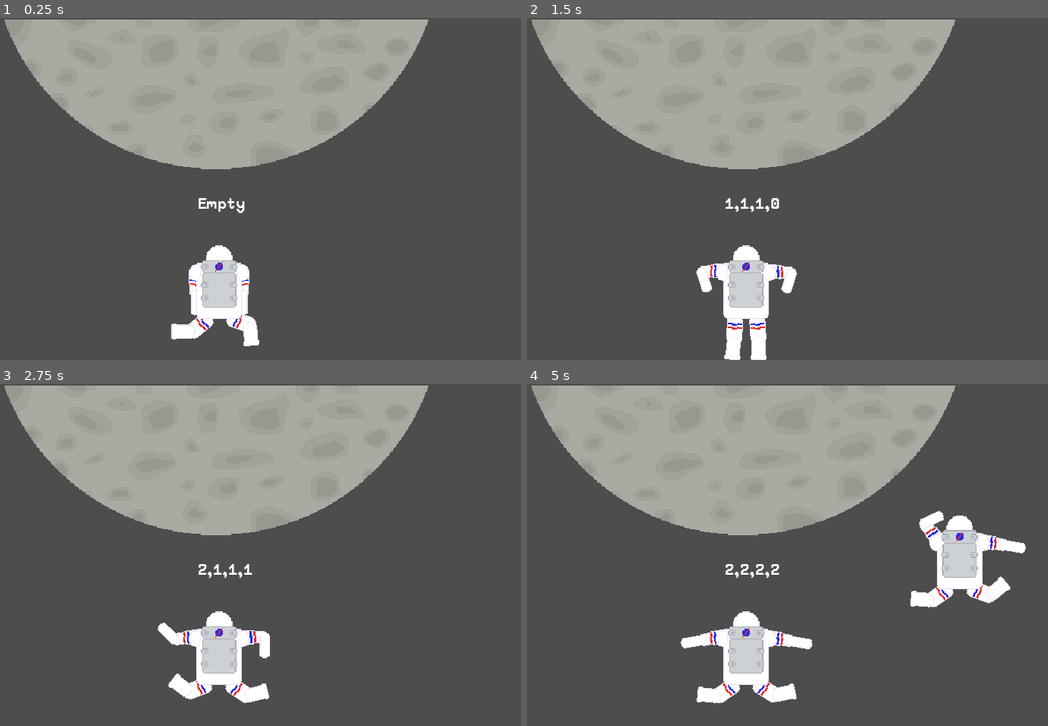
Above: before the commit, frames 1-4 (two rows, left to right).
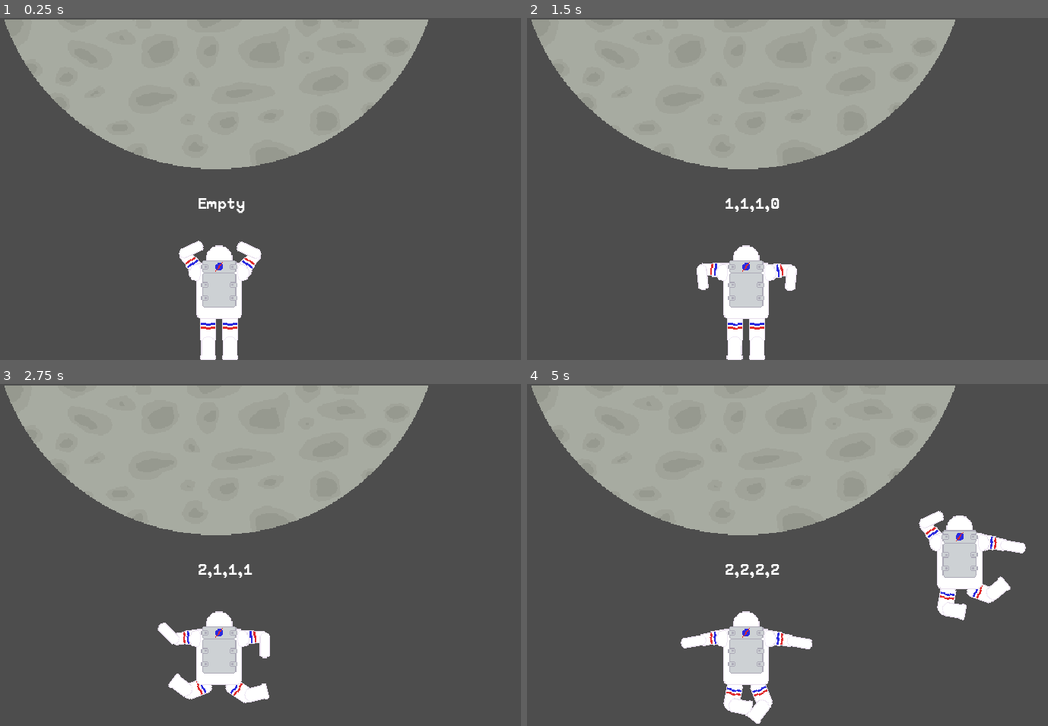
Above: after the commit, the same moments.

Repository: ADON15c/GGJ-2024
Game: Godot game, scene res://Scenes/Game/Game.tscn
Same seed, same stepped clock (60 frames per second), same inputs: the game is played once before the commit and once after it.
Inputs:
- Up to frame 1 (0.25 s): no input
- Up to frame 2 (1.5 s): tap Enter at 0.5 s; hold D 0.53-1.28 s; tap F at 0.6 s; tap J at 1.35 s
- Up to frame 3 (2.75 s): hold D from 2.03 s (still down); tap K at 2.1 s
- Up to frame 4 (5 s): tap F at 2.85 s; release D at 3.53 s; tap J at 3.6 s; tap K at 4.35 s

The runs differ from the first frame. In frame 1, 1.9% of the frame differs, in the area x 32-51%, y 65-100%; in frame 2, 0.4%; in frame 3, less than 0.1%; in frame 4, 1.6%.

Commit message:
More cleaning

Diff:
--- a/Scenes/Astronaut/Astronaut.gd
+++ b/Scenes/Astronaut/Astronaut.gd
@@ -14,7 +14,7 @@
 const LEG_POSES : Array[Vector2] = [
 	Vector2(0, 0),
 	Vector2(70, 60),
-	Vector2(55, 40)
+	Vector2(10, -90)
 ]
 
 @onready var body : Sprite2D = $"Body"
@@ -30,6 +30,8 @@
 
 var pose : Vector4i = Vector4i(0,0,0,0)
 
+func _ready():
+	set_pose(Vector4i(0, 0, 0, 0), 0)
 
 func move_limb(limb : Sprite2D, new_rotation : float, dt : float):
 	create_tween().tween_property(limb, "rotation_degrees", new_rotation, dt).set_trans(Tween.TRANS_CUBIC)
--- a/Scenes/Astronaut/Astronaut.tscn
+++ b/Scenes/Astronaut/Astronaut.tscn
@@ -89,27 +89,23 @@
 [node name="Left Leg" type="Sprite2D" parent="Body"]
 z_index = -3
 position = Vector2(-11.5, 30)
-rotation = 0.872665
 texture = SubResource("AtlasTexture_wlvkj")
 offset = Vector2(0, 13)
 
 [node name="Lower" type="Sprite2D" parent="Body/Left Leg"]
 z_index = 1
 position = Vector2(0, 22)
-rotation = 0.698132
 texture = SubResource("AtlasTexture_15l4f")
 offset = Vector2(0, 10)
 
 [node name="Right Leg" type="Sprite2D" parent="Body"]
 z_index = -3
 position = Vector2(11.5, 30)
-rotation = -1.23918
 texture = SubResource("AtlasTexture_p0l1b")
 offset = Vector2(0, 13)
 
 [node name="Lower" type="Sprite2D" parent="Body/Right Leg"]
 z_index = 1
 position = Vector2(0, 22)
-rotation = 1.16022
 texture = SubResource("AtlasTexture_dlx6n")
 offset = Vector2(0, 10)
--- a/Scenes/Game/Game.tscn
+++ b/Scenes/Game/Game.tscn
@@ -17,5 +17,3 @@
 [node name="Sprite2D" type="Sprite2D" parent="."]
 position = Vector2(318, 182)
 texture = ExtResource("3_kugsw")
-
-[connection signal="move_made" from="QuickTimePlayer" to="Astronaut" method="_on_quick_time_player_move_made"]
